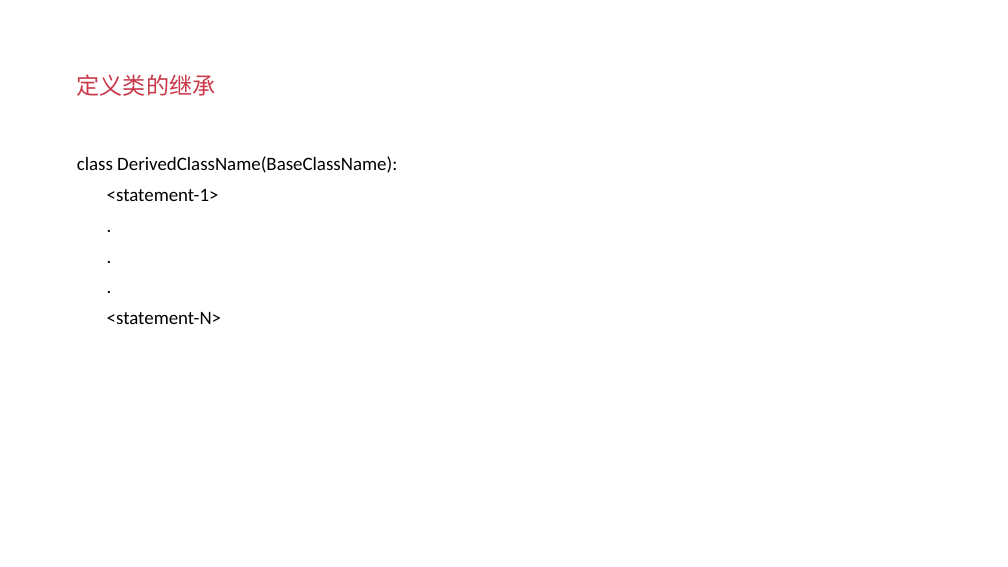
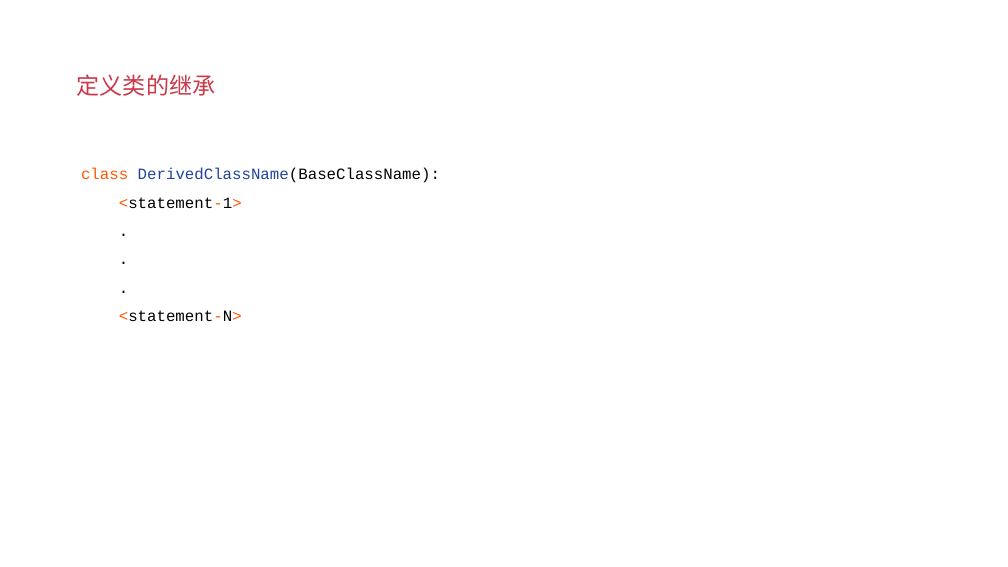
Before and after one commit to albert-feng/Python_OOP, a slide deck: slide 2 of ppt/3.4-类的继承.pptx. Drawn at 1008x567 pixels with LibreOffice and Linux fonts; fonts in the diff are those of the drawing. Boxes give left, top, right and bottom in pixels: in the first picture for what was removed or moved away, otherwise in the second. Text is boxed around its words. In the diff, an @@ line names an element or a change of style, - is before the commit and + after.

```diff
--- a/ppt/3.4-类的继承.pptx
+++ b/ppt/3.4-类的继承.pptx
@@ text at (81, 168, 440, 321): text changed; size 18 to 15 pt; font Calibri to Courier New @@
-class DerivedClassName(BaseClassName):
-<statement-1>
-.
-.
-.
-<statement-N>
+class DerivedClassName(BaseClassName):
+<statement-1>
+.
+.
+.
+<statement-N>
```
Also in this commit, not shown: 3 other slides changed, 2 slides added, 1 slide removed, 6 other files.
